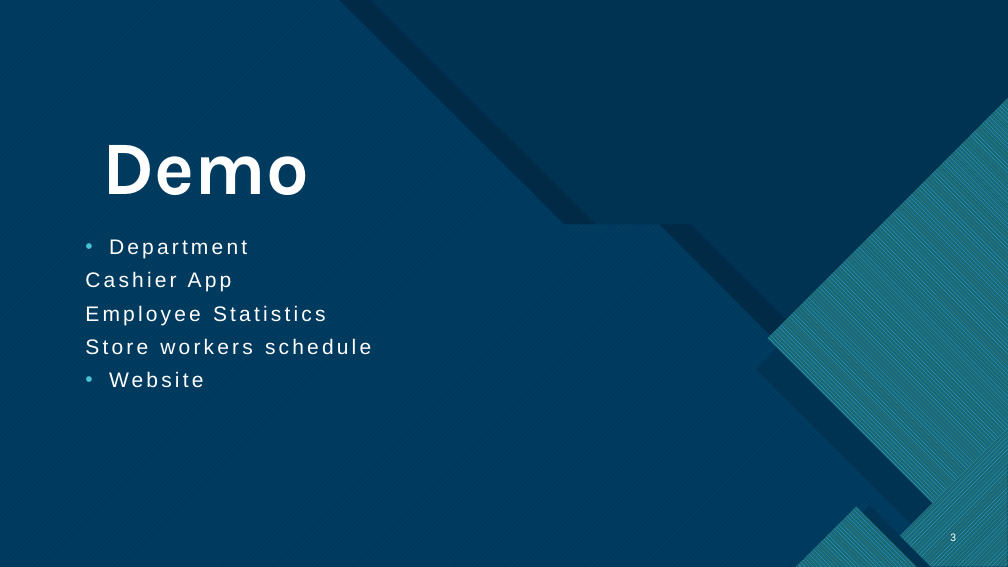
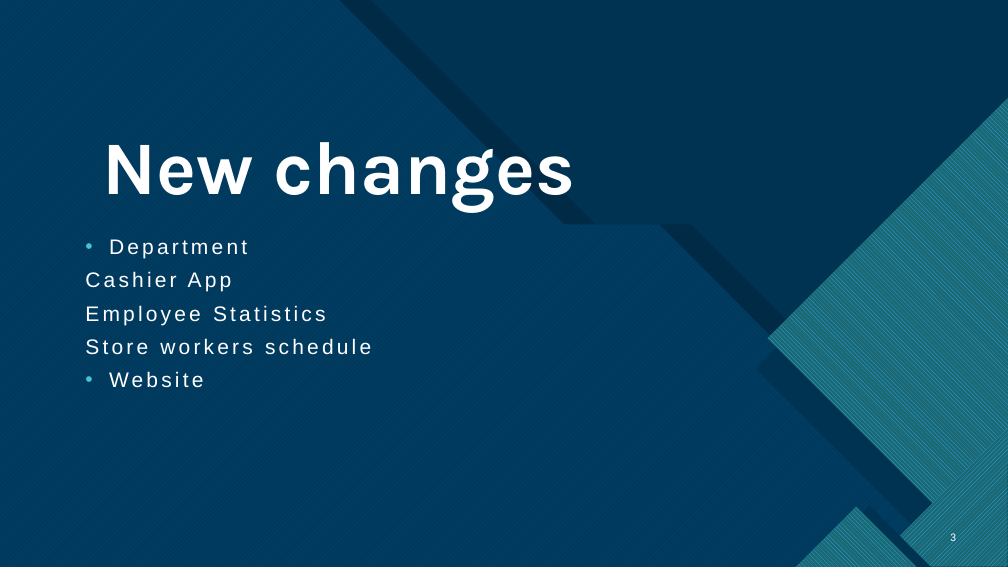
Before and after one commit to StelaTrencheva/MediaBazaar, a slide deck: slide 3 of Documentation/Demo Presentation/week12_presentation.pptx. Drawn at 1008x567 pixels with LibreOffice and Linux fonts; fonts in the diff are those of the drawing. Boxes give left, top, right and bottom in pixels: in the first picture for what was removed or moved away, otherwise in the second. Text is boxed around its words. In the diff, an @@ line names an element or a change of style, - is before the commit and + after.

```diff
--- a/Documentation/Demo Presentation/week12_presentation.pptx
+++ b/Documentation/Demo Presentation/week12_presentation.pptx
@@ title at [102, 142, 575, 213]: text changed @@
-Demo
+New changes
```
Also in this commit, not shown: 3 other files.
